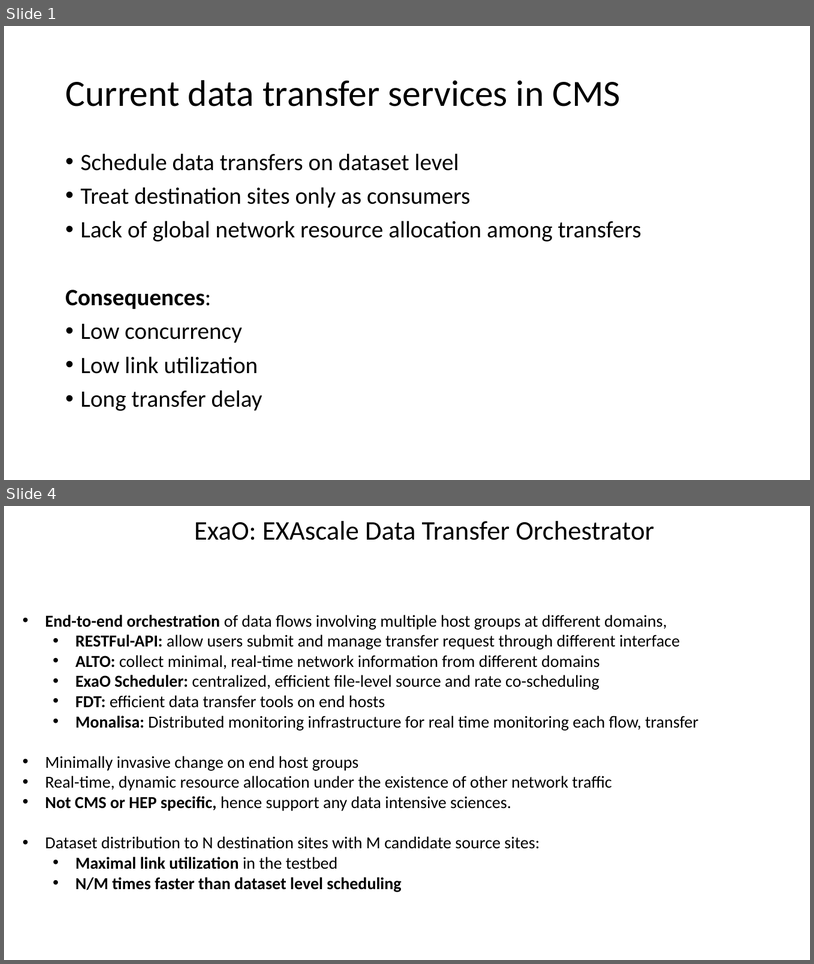
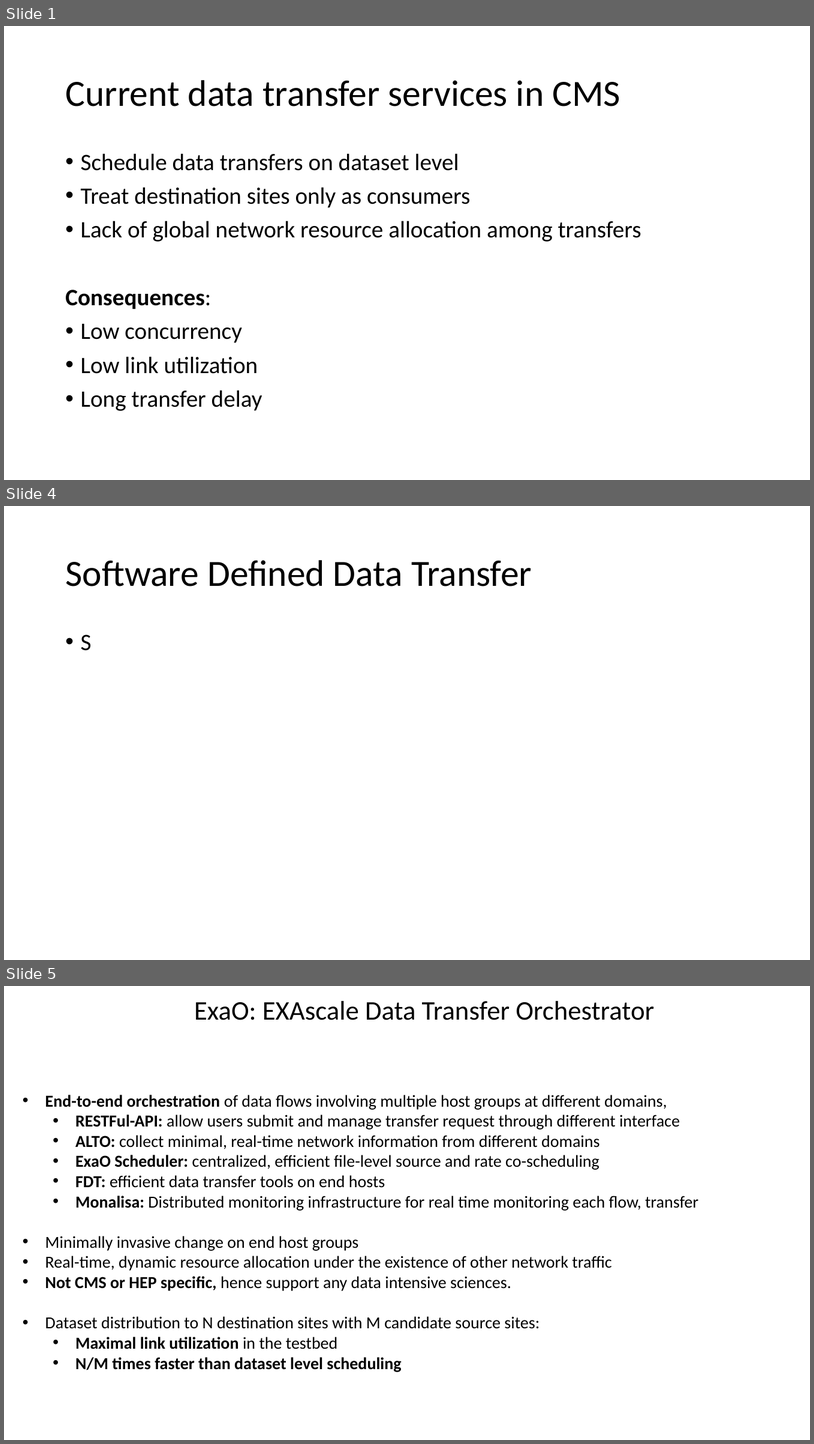
Before and after one commit to snlab/sc16, a slide deck: slides/cms-demo-v0.pptx. Shown one above the other, each under a label of ours: slides 1 and 4 before the commit, slides 1, 4 and 5 after it; the slides between them are not shown. The pictures are 814x964 and 814x1444 pixels, drawn with LibreOffice and Linux fonts; fonts in the diff are those of the drawing. Boxes give left, top, right and bottom in pixels: in the first picture for what was removed or moved away, otherwise in the second. Text is boxed around its words. In the diff, an @@ line names an element or a change of style, - is before the commit and + after.

```diff
--- a/slides/cms-demo-v0.pptx
+++ b/slides/cms-demo-v0.pptx
@@ slide 4 added at [4,506,810,960], background #FFFFFF @@
@@ title added at [65,560,532,586], 44 pt, text #000000 @@
+Software Defined Data Transfer
@@ text added at [81,634,92,651], 28 pt, text #000000 @@
+• S
@@ what was slide 4 is now slide 5 @@
```
Also in this commit, not shown: 2 slides changed, 2 other files.
